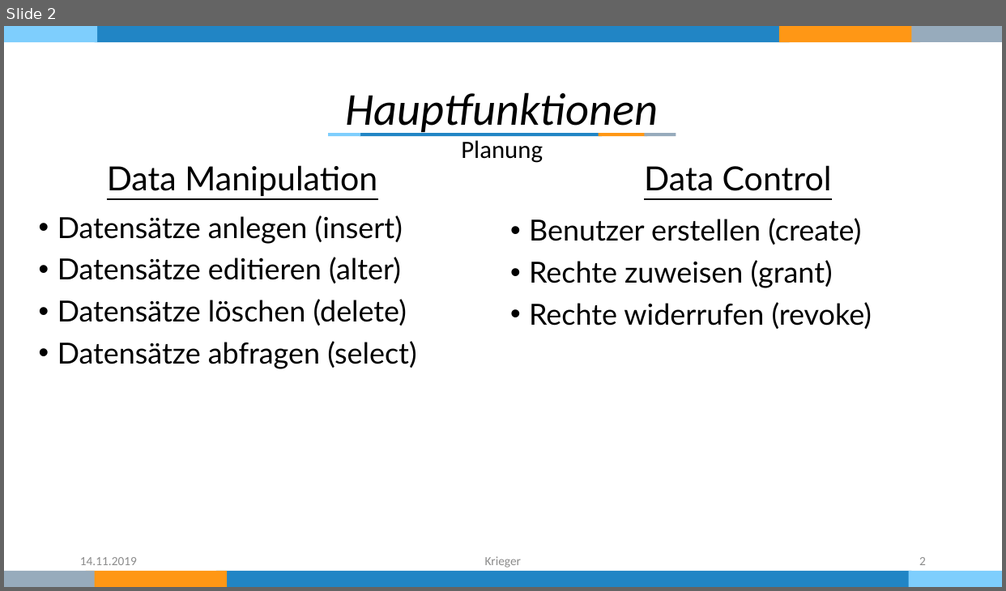
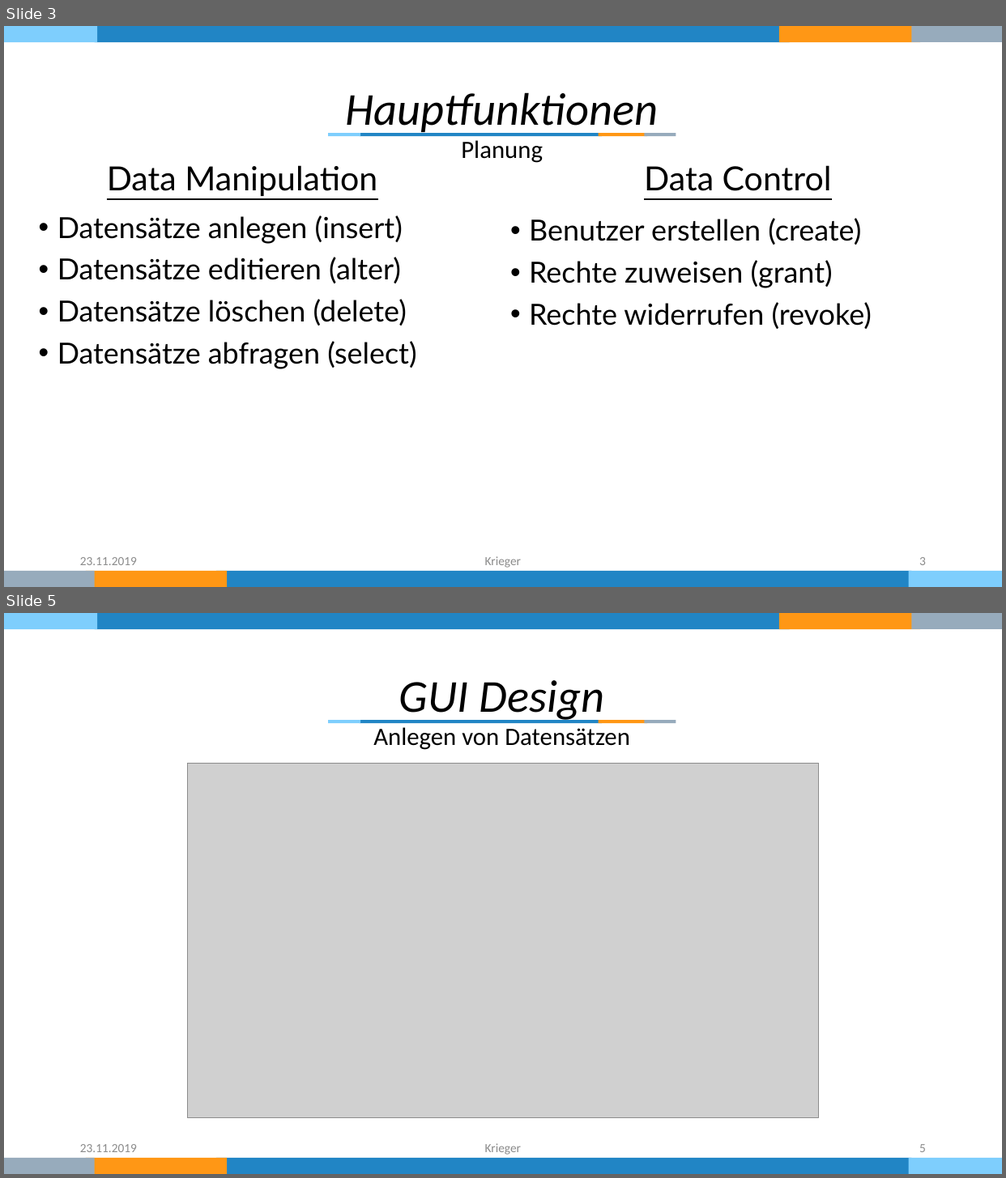
Before and after one commit to KriegersBlog/nordwind-tool, a slide deck: Dokumentation/Präsentation.pptx. Shown one above the other, each under a label of ours: slide 2 before the commit, slides 3 and 5 after it; the slides between them are not shown. The pictures are 1006x591 and 1006x1178 pixels, drawn with LibreOffice and Linux fonts; fonts in the diff are those of the drawing; grey boxes stand for pictures. Boxes give left, top, right and bottom in pixels: in the first picture for what was removed or moved away, otherwise in the second. Text is boxed around its words. In the diff, an @@ line names an element or a change of style, - is before the commit and + after.

```diff
--- a/Dokumentation/Präsentation.pptx
+++ b/Dokumentation/Präsentation.pptx
@@ slide 5 added at (4,613,1002,1174), background #FFFFFF; not listed: 12 template elements that a slide beside it also shows @@
@@ text added at (399,680,605,722), 44 pt, text #000000, italic @@
+GUI Design
@@ text added at (373,727,630,750), 24 pt, text #000000 @@
+Anlegen von Datensätzen
@@ picture added at (187,763,819,1118) @@
@@ text added at (80,1144,137,1152), 12 pt, text #8C8C8C @@
+23.11.2019
@@ text added at (485,1144,521,1155), 12 pt, text #8C8C8C @@
+Krieger
@@ page number added at (919,1144,926,1152), 12 pt, text #8C8C8C @@
+5
@@ what was slide 2 is now slide 3 @@
@@ slide 3 changed as well @@
@@ text at (80,557,137,565): text changed @@
-14.11.2019
+23.11.2019
@@ page number at (919,557,926,565): text changed @@
-2
+3
```
Also in this commit, not shown: 7 other slides changed, 4 other slides added, 5 other files.
